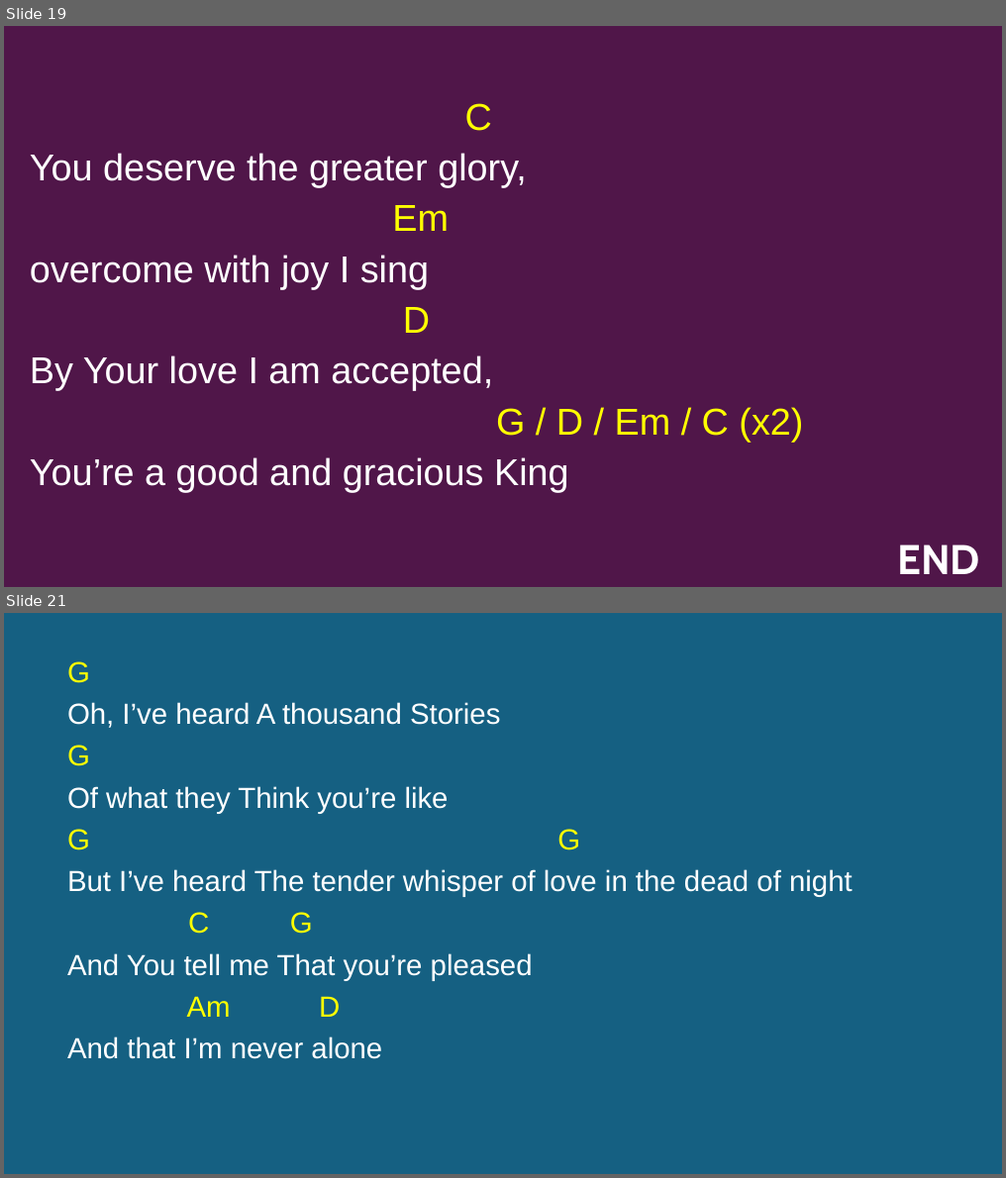
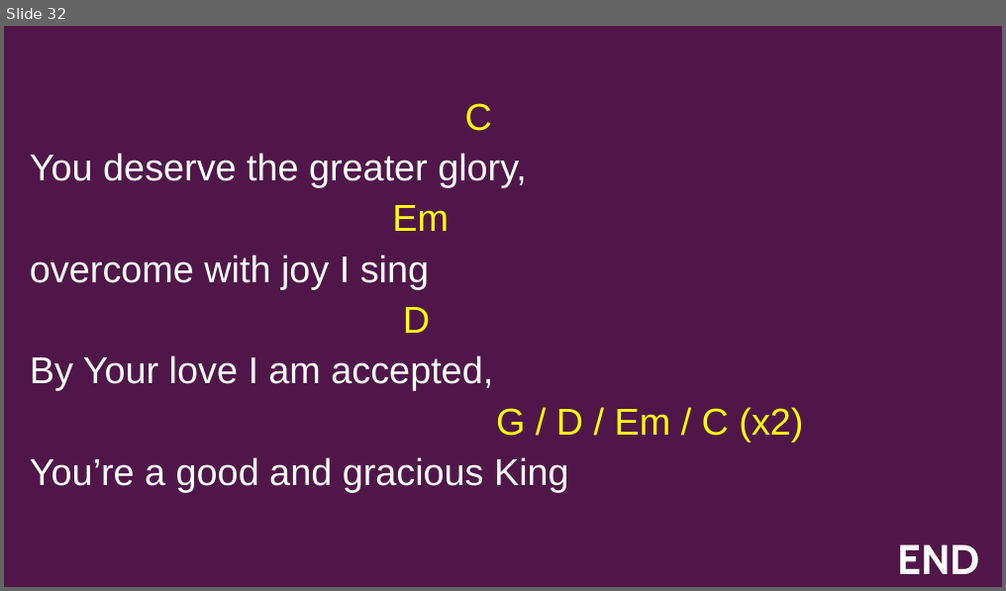
Before and after one commit to kendall412/worship, a slide deck: set/2026-11-29 ECBC-CH.pptx. Shown one above the other, each under a label of ours: slides 19 and 21 before the commit, slide 32 after it; the slides between them are not shown. The pictures are 1006x1178 and 1006x591 pixels, drawn with LibreOffice and Linux fonts; fonts in the diff are those of the drawing. Boxes give left, top, right and bottom in pixels: in the first picture for what was removed or moved away, otherwise in the second. Text is boxed around its words. In the diff, an @@ line names an element or a change of style, - is before the commit and + after.

```diff
--- a/set/2026-11-29 ECBC-CH.pptx
+++ b/set/2026-11-29 ECBC-CH.pptx
@@ slide 21 removed at bbox=[4, 613, 1002, 1174], background #156082 @@
@@ subtitle removed at bbox=[67, 662, 852, 1059] @@
-G
-Oh, I’ve heard A thousand Stories
-G
-Of what they Think you’re like
-G G
-But I’ve heard The tender whisper of love in the dead of night
-C G
-And You tell me That you’re pleased
-Am D
-And that I’m never alone
@@ what was slide 19 is now slide 32 @@
```
Also in this commit, not shown: 3 slides changed, 10 slides added, 9 other slides removed, 6 other files.
